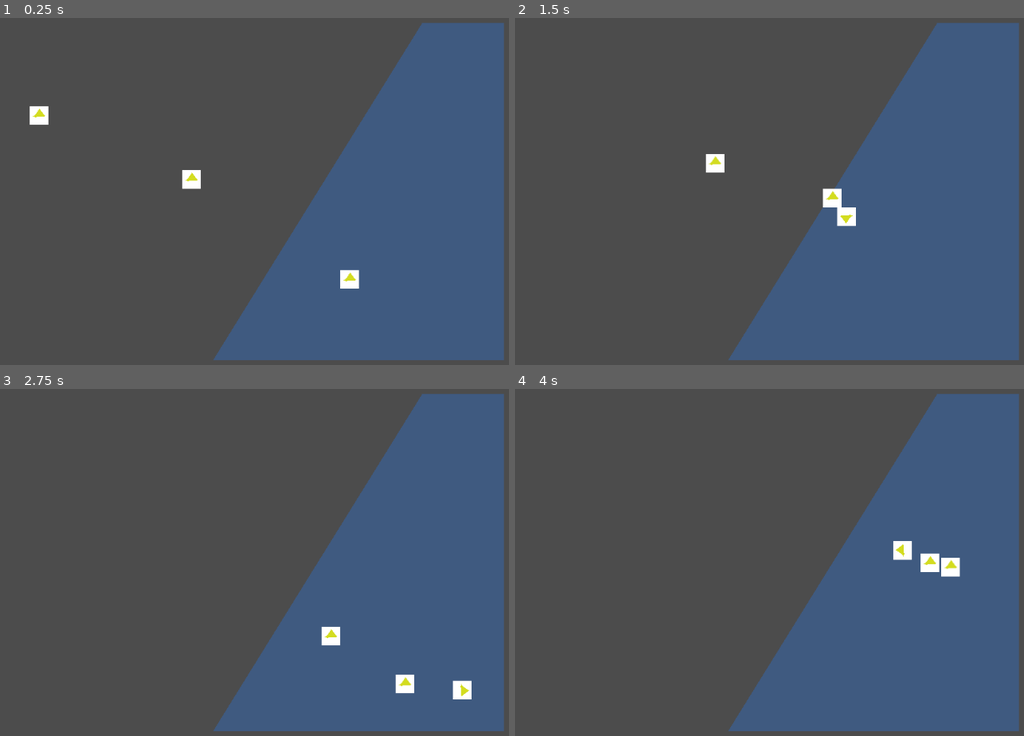
Above: before the commit, frames 1-4 (two rows, left to right).
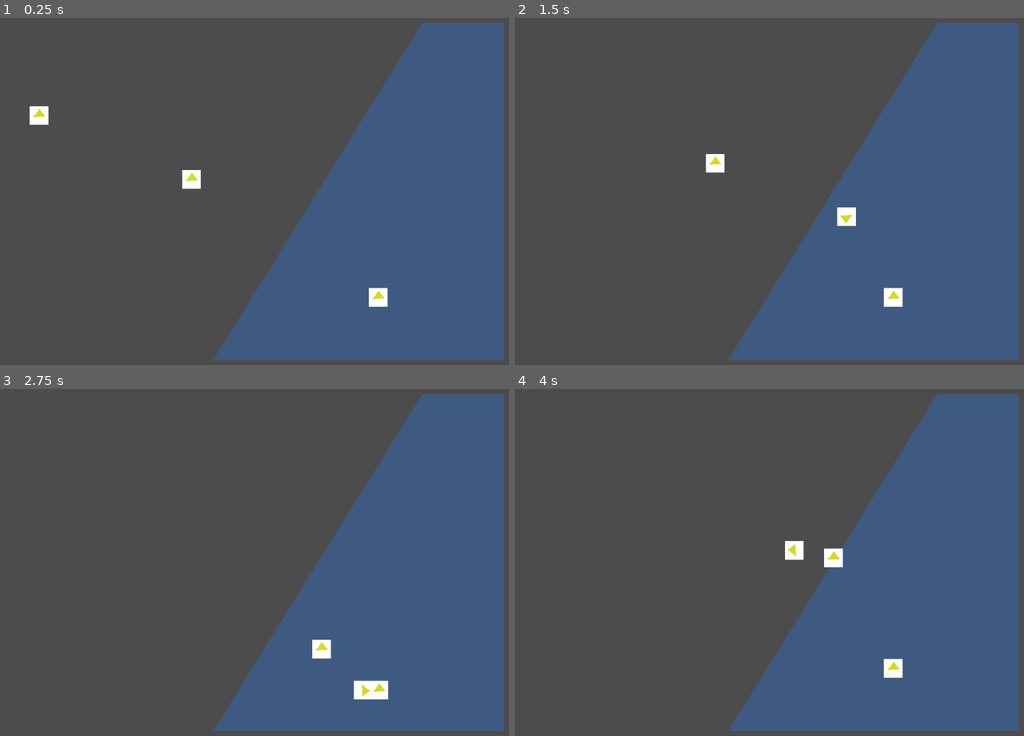
Above: after the commit, the same moments.

Repository: zliebowitz/ld54
Game: Godot game, scene res://Assets/Scenes/Screen.tscn
Two runs of this game, one before a commit and one after it. Both use one fixed random seed, a clock stepped at 60 frames per second and the inputs below.
Inputs:
- Up to frame 1 (0.25 s): no input
- Up to frame 2 (1.5 s): hold Right (ui_right) 0.53-1.28 s; hold Down (ui_down) from 1.28 s (still down)
- Up to frame 3 (2.75 s): release Down (ui_down) at 2.03 s; hold Right (ui_right) from 2.03 s (still down)
- Up to frame 4 (4 s): release Right (ui_right) at 2.78 s; hold Up (ui_up) 2.78-3.53 s; hold Left (ui_left) from 3.53 s (still down)

The runs differ from the first frame. In frame 1, 0.4% of the frame differs, in the area x 66-77%, y 72-84%; in frame 2, 0.4%; in frame 3, 1.1%; in frame 4, 1.2%, in the area x 53-88%, y 43-84%.

Commit message:
screen bounds clamping. Node position issue with screen clamping...

Diff:
--- a/game/Assets/Scripts/ControlPlayer.gd
+++ b/game/Assets/Scripts/ControlPlayer.gd
@@ -4,6 +4,10 @@
 
 var velocity = Vector2()
 var rotation_dir = 0
+var screen_size # Size of the game window.
+
+func _ready():
+	screen_size = get_viewport_rect().size
 
 func get_input():
 	velocity = Vector2()
@@ -36,3 +40,6 @@
 	get_input()
 	velocity = move_and_slide(velocity)
 	rotation = rotation_dir
+
+	position.x = clamp(position.x, 0, screen_size.x)
+	position.y = clamp(position.y, 0, screen_size.y)
--- a/game/Assets/Scripts/enemykinematics.gd
+++ b/game/Assets/Scripts/enemykinematics.gd
@@ -6,7 +6,10 @@
 # var b = "text"
 export var speed = 13000
 var velocity = Vector2.ZERO
+var screen_size # Size of the game window.
 
+func _ready():
+	screen_size = get_viewport_rect().size
 
 # Called when the node enters the scene tree for the first time.
 func _physics_process(delta):
@@ -19,6 +22,9 @@
 		velocity = delta * speed * norm_velocity
 	move_and_slide(velocity)
 
+	position.x = clamp(position.x, 0, screen_size.x)
+	position.y = clamp(position.y, 0, screen_size.y)
+
 
 # Called every frame. 'delta' is the elapsed time since the previous frame.
 #func _process(delta):
